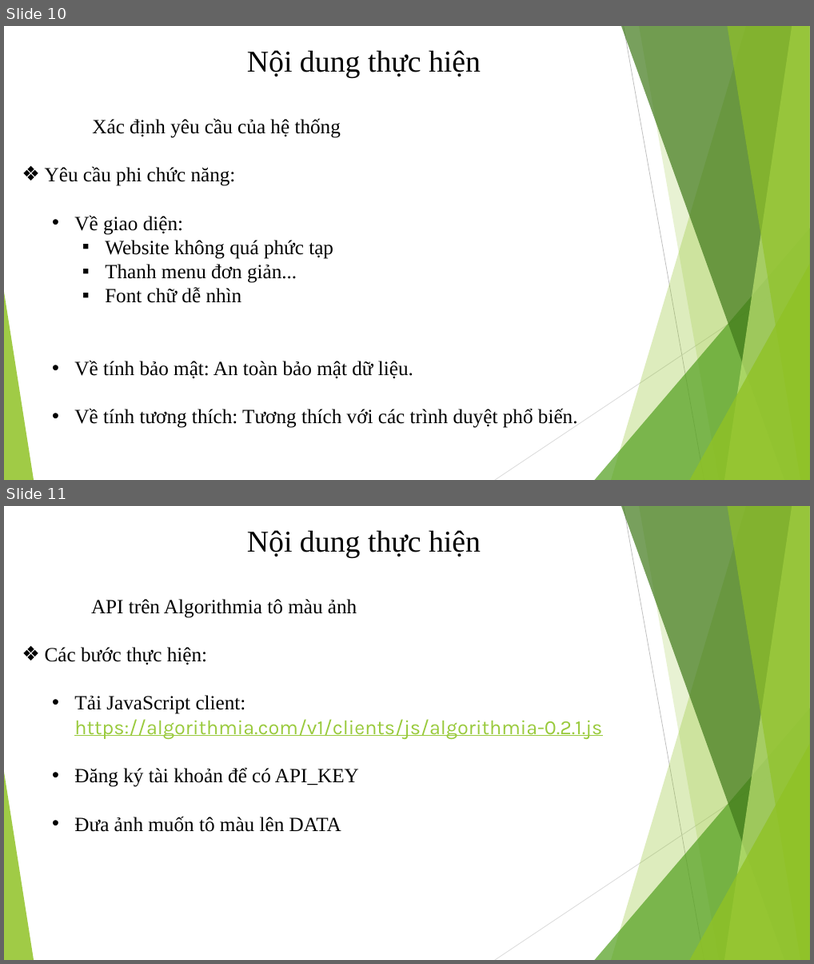
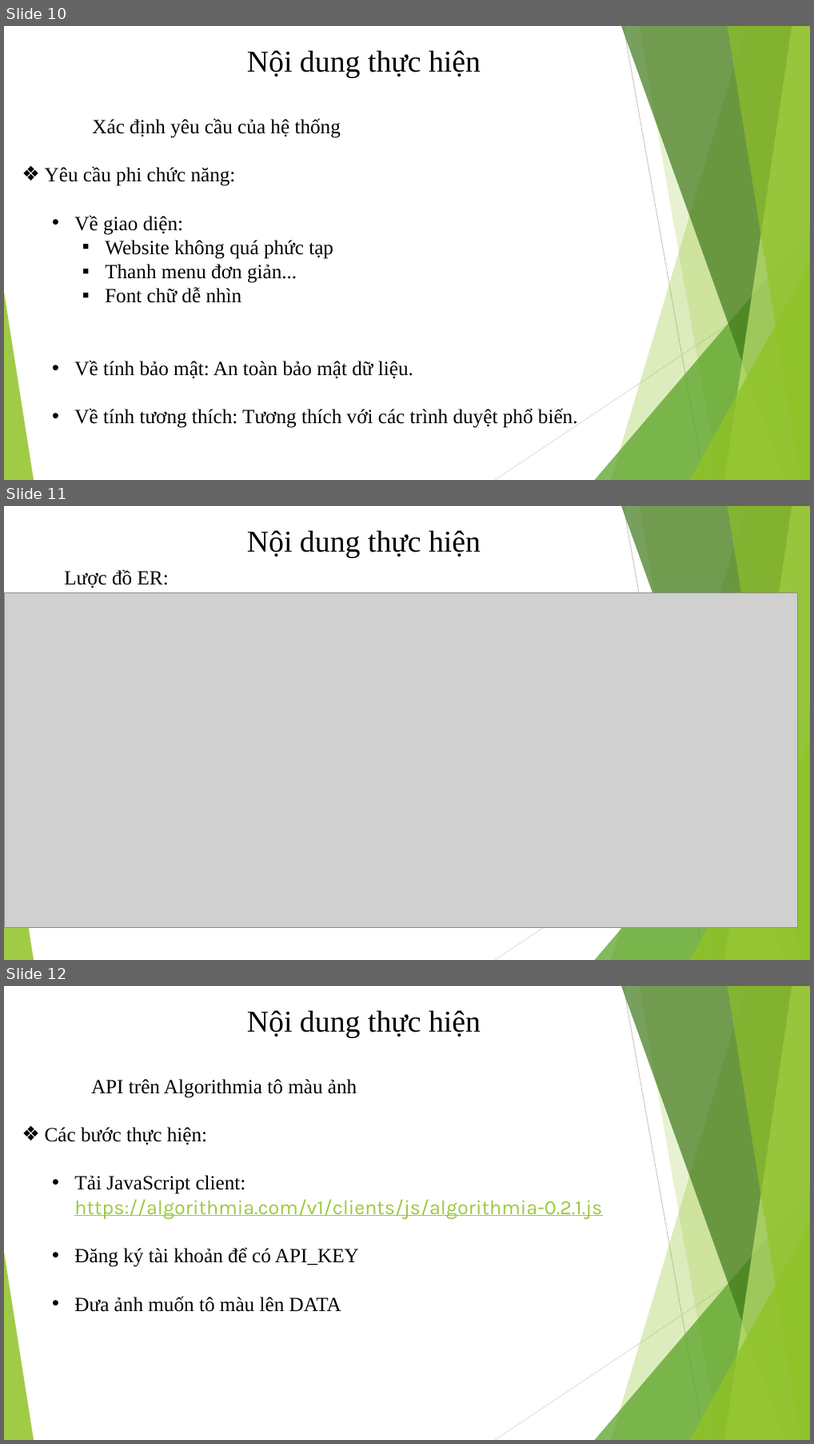
Before and after one commit to NgocTuyen10/shopping-cart, a slide deck: kltn_bui_ngoc_tuyen.pptx. Shown one above the other, each under a label of ours: slides 10 and 11 before the commit, slides 10, 11 and 12 after it. The pictures are 814x964 and 814x1444 pixels, drawn with LibreOffice and Linux fonts; fonts in the diff are those of the drawing; grey boxes stand for pictures. Boxes give left, top, right and bottom in pixels: in the first picture for what was removed or moved away, otherwise in the second. Text is boxed around its words. In the diff, an @@ line names an element or a change of style, - is before the commit and + after.

```diff
--- a/kltn_bui_ngoc_tuyen.pptx
+++ b/kltn_bui_ngoc_tuyen.pptx
@@ slide 11 added at bbox=[4, 506, 810, 960], background #FFFFFF; not listed: 10 template elements that a slide beside it also shows @@
@@ text added at bbox=[247, 530, 481, 558], 36 pt, text #000000 @@
+Nội dung thực hiện
@@ text added at bbox=[64, 569, 169, 588], 24 pt, text #000000 @@
+Lược đồ ER:
@@ picture added at bbox=[4, 593, 798, 927] @@
@@ what was slide 11 is now slide 12 @@
```
Also in this commit, not shown: 3 slides changed, 1 other file.
